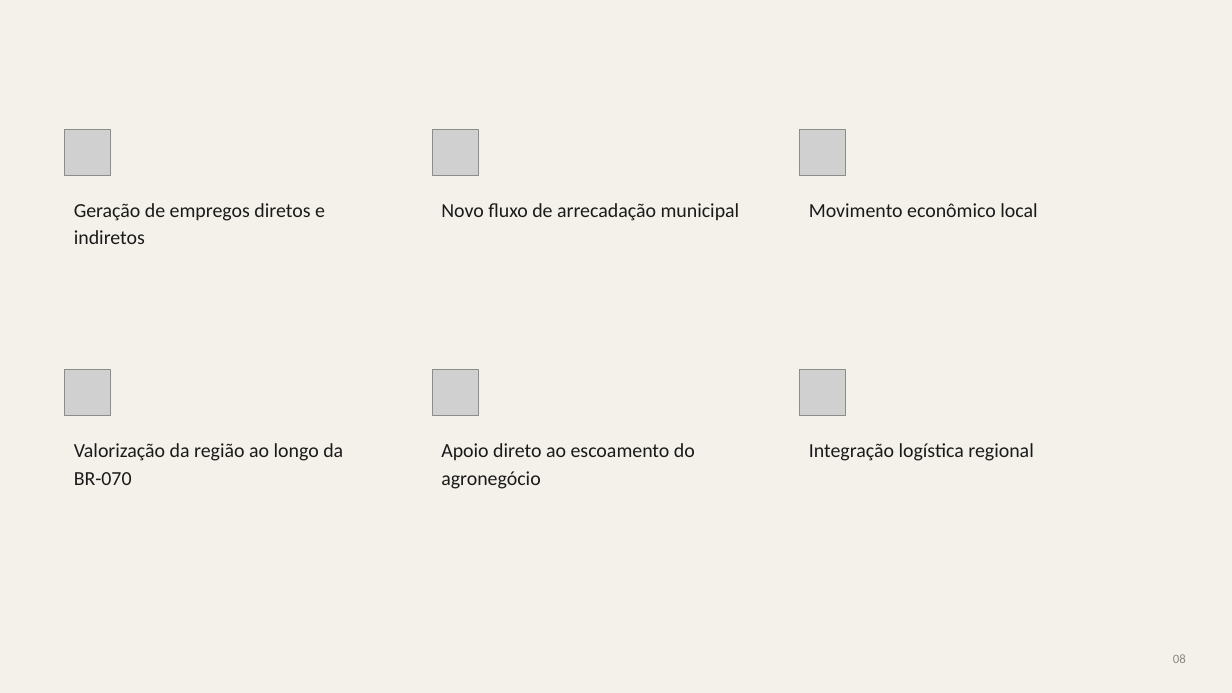
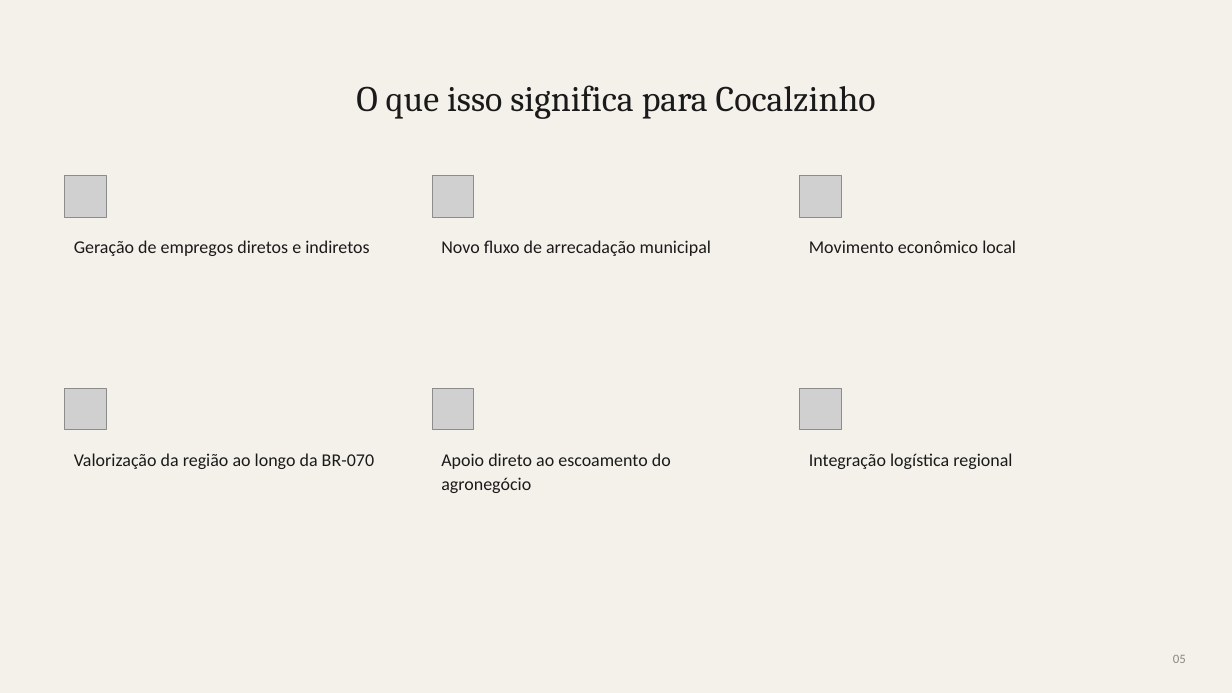
Before and after one commit to vlogronaldooliveira/github-slideshow, a slide deck: slide 11 of assets/girassol/Centro-de-Servicos-Girassol-Cocalzinho.pptx (slide 21 before the commit). Drawn at 1232x693 pixels with LibreOffice and Linux fonts; fonts in the diff are those of the drawing; grey boxes stand for pictures. Boxes give left, top, right and bottom in pixels: in the first picture for what was removed or moved away, otherwise in the second. Text is boxed around its words. In the diff, an @@ line names an element or a change of style, - is before the commit and + after.

```diff
--- a/assets/girassol/Centro-de-Servicos-Girassol-Cocalzinho.pptx
+++ b/assets/girassol/Centro-de-Servicos-Girassol-Cocalzinho.pptx
@@ text added at (x1=356, y1=85, x2=876, y2=119), 28 pt, text #1A1A1A @@
+O que isso significa para Cocalzinho
@@ picture resized from (x1=65, y1=129, x2=111, y2=176) to (x1=65, y1=176, x2=106, y2=217) @@
@@ picture resized from (x1=433, y1=129, x2=479, y2=176) to (x1=433, y1=176, x2=474, y2=217) @@
@@ picture resized from (x1=800, y1=129, x2=847, y2=176) to (x1=800, y1=176, x2=842, y2=217) @@
@@ text "Geração de empregos diretos e ..." moved from (x1=74, y1=203, x2=325, y2=244) to (x1=74, y1=240, x2=369, y2=256) @@
@@ text "Novo fluxo de arrecadação municipal" moved from (x1=441, y1=203, x2=740, y2=221) to (x1=441, y1=240, x2=711, y2=256) @@
@@ size 15.5 to 14 pt; line spacing 1.15 to 1.1 in 6 elements at (x1=74, y1=453, x2=374, y2=469), (x1=441, y1=453, x2=671, y2=493), (x1=809, y1=453, x2=1012, y2=469), (x1=74, y1=240, x2=369, y2=256), (x1=441, y1=240, x2=711, y2=256), (x1=809, y1=240, x2=1016, y2=253) @@
@@ text "Movimento econômico local" moved from (x1=809, y1=203, x2=1037, y2=217) to (x1=809, y1=240, x2=1016, y2=253) @@
@@ picture resized from (x1=65, y1=370, x2=111, y2=416) to (x1=65, y1=388, x2=106, y2=430) @@
@@ picture resized from (x1=433, y1=370, x2=479, y2=416) to (x1=433, y1=388, x2=474, y2=430) @@
@@ picture resized from (x1=800, y1=370, x2=847, y2=416) to (x1=800, y1=388, x2=842, y2=430) @@
@@ text "Valorização da região ao longo ..." moved from (x1=74, y1=443, x2=343, y2=485) to (x1=74, y1=453, x2=374, y2=469) @@
@@ text "Apoio direto ao escoamento do ..." moved from (x1=441, y1=443, x2=695, y2=489) to (x1=441, y1=453, x2=671, y2=493) @@
@@ text "Integração logística regional" moved from (x1=809, y1=443, x2=1033, y2=461) to (x1=809, y1=453, x2=1012, y2=469) @@
@@ text at (x1=1173, y1=655, x2=1186, y2=663): text changed @@
-08
+05
```
Also in this commit, not shown: 9 other slides changed, 1 slide added, 14 slides removed.
